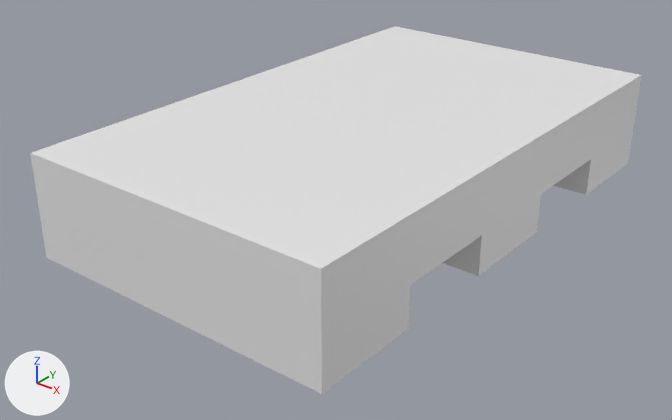
A saved change to the FBX model Assets/Models/Obstacles/Obstacle_Roadworks_Roadblock.fbx.
Before and after are seen from a 50 mm camera at (0.909, -0.566, 0.337) aimed at (0.481, -0.031, 0.005). Arrows for +X, +Y and +Z are at lower left; the lights stay in place. Where no turn or scale is listed for an object, it has been applied to the vertices.

The scene before the commit, as lines of its bpy script (objects in view):
```python
me_mesh = bpy.data.meshes.new('Mesh')
me_mesh.from_pydata(...)  # 36 vertices, 34 faces; spans x -0.134..0.134, y -0.223..0.223, z 0.0..0.085
ob_obstacle_roadworks_roadblock = bpy.data.objects.new('Obstacle_Roadworks_Roadblock', me_mesh)
ob_obstacle_roadworks_roadblock.location = (0.4902, 0.0, 0.0)
```
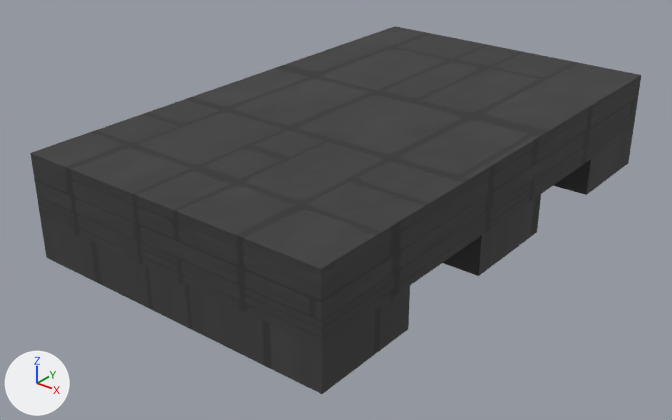
The newer file is also turned or shifted as a whole; pictures and numbers use the older file's frame.

The change, as a diff of the scene's bpy script:
```diff
--- a/Assets/Models/Obstacles/Obstacle_Roadworks_Roadblock.fbx.py
+++ b/Assets/Models/Obstacles/Obstacle_Roadworks_Roadblock.fbx.py
@@ img_text_pavement_3_png @@
+img_text_pavement_3_png = load_image('Text_Pavement_3.png', '../../Textures/Tiles/Text_Pavement_3.png', 512, 512, 'sRGB')
@@ mat_07___default @@
+mat_07___default = principled_material('07 - Default')
+mat_07___default.texture = img_text_pavement_3_png
+mat_07___default.roughness = 0.859
@@ me_mesh @@
 me_mesh.from_pydata(...)  # 36 vertices, 34 faces; spans x -0.134..0.134, y -0.223..0.223, z 0.0..0.085
+me_mesh.materials.append(mat_07___default)  # picture img_text_pavement_3_png
```

Changed parts and their boxes [x1, y1, x2, y2] in the pictures (672 x 420 px):
'Obstacle_Roadworks_Roadblock', recoloured (white to grey)
    both: [30, 26, 641, 394]
